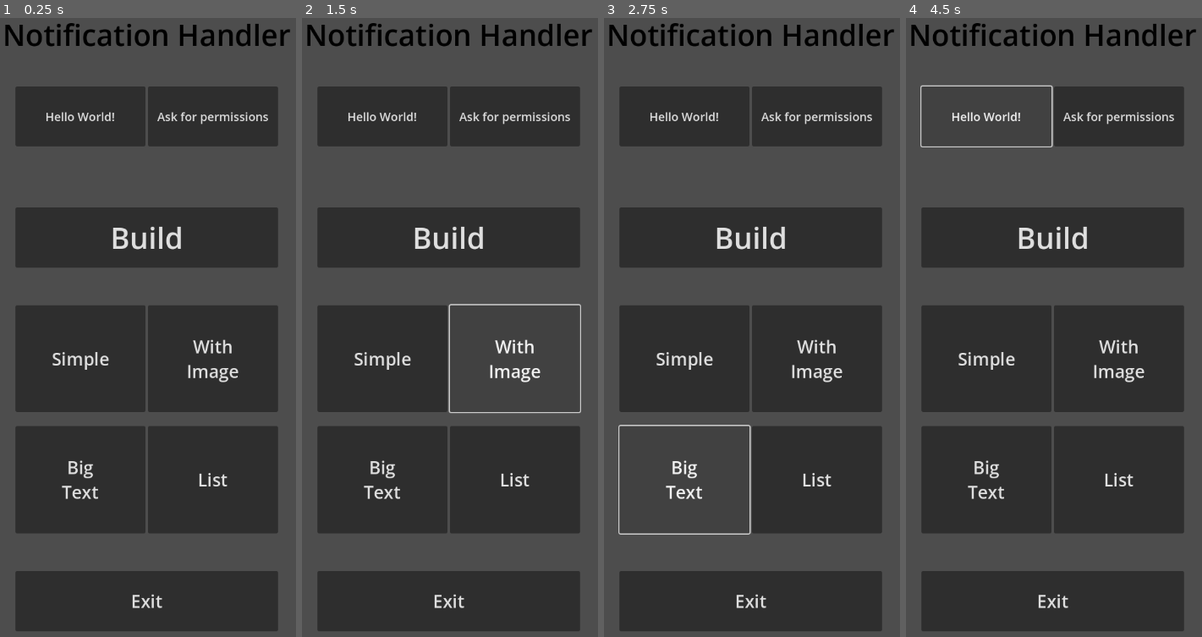
Above: before the commit, frames 1-4 (left to right).
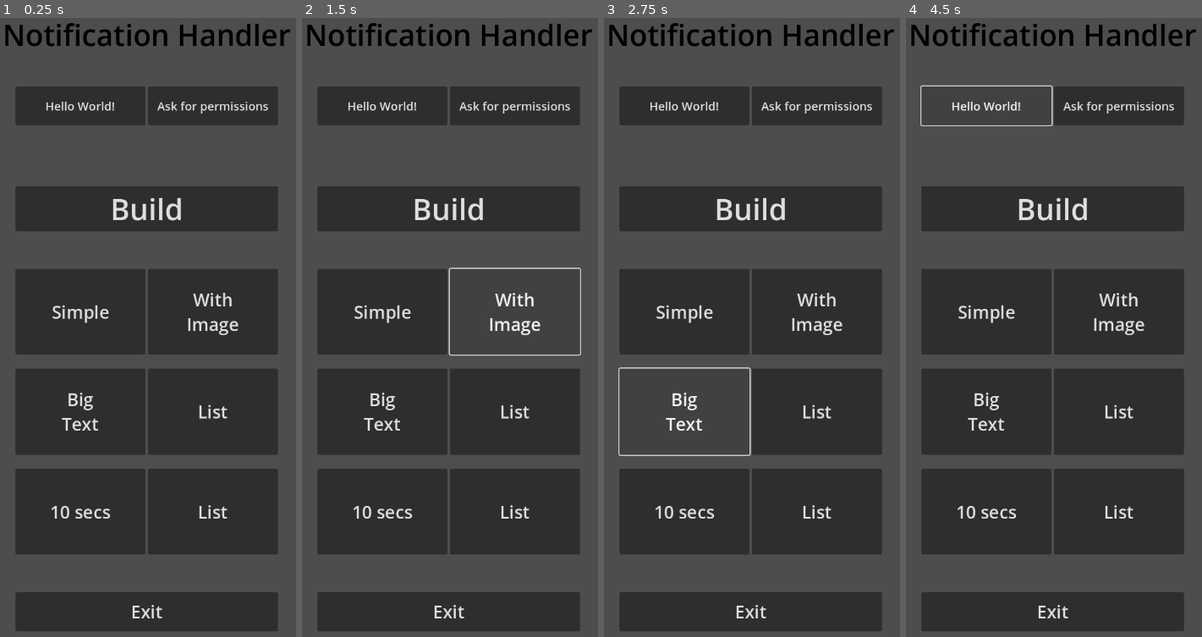
Above: after the commit, the same moments.

Repository: marcosdima/NotificationHandler
Game: Godot game, scene res://main.tscn
The game is run twice, just before and just after one commit, with the same random seed, the same clock (stepped at 60 frames per second) and the same inputs.
Inputs (mouse positions are in pixels of both pictures, inside the frame that each line leads up to):
- Up to frame 1 (0.25 s): no input
- Up to frame 2 (1.5 s): click "Simple" at 0.5 s; click "With Image" at 1.25 s
- Up to frame 3 (2.75 s): click "Big Text" at 2 s
- Up to frame 4 (4.5 s): click "List" at 2.75 s; click (985, 513) at 3.5 s, where only the run after the commit has a clickable "10 secs"; click "Hello World!" at 4.25 s

The runs differ from the first frame. In frame 1, 31% of the frame differs, in the area x 5-94%, y 13-97%; in frame 2, 28%; in frame 3, 29%; in frame 4, 29%.

Commit message:
demo: 10 seconds

Diff:
--- a/plugin/demo/main.gd
+++ b/plugin/demo/main.gd
@@ -65,7 +65,7 @@
 func _on_simple_pressed() -> void:
 	if _android_plugin:
 		var data = JSON.stringify(BASE)
-		var res = _android_plugin.triggerNotification(_channel_id, data)
+		var res = _android_plugin.triggerNotification(_channel_id, data, 0)
 		print("Res: ", res)
 
 
@@ -74,7 +74,7 @@
 		var aux = { "image": _small_icon }.merged(BASE)
 		var data = JSON.stringify(aux)
 
-		var res = _android_plugin.triggerNotification(_channel_id, data)
+		var res = _android_plugin.triggerNotification(_channel_id, data, 0)
 		print("Res: ", res)
 
 
@@ -83,7 +83,7 @@
 		var aux = { "lines": ["Line 1", "Line 2", "Line 3"] }.merged(BASE)
 		var data = JSON.stringify(aux)
 
-		var res = _android_plugin.triggerNotification(_channel_id, data)
+		var res = _android_plugin.triggerNotification(_channel_id, data, 0)
 		print("Res: ", res)
 
 
@@ -94,9 +94,16 @@
 		}.merged(BASE)
 		var data = JSON.stringify(aux)
 
-		var res = _android_plugin.triggerNotification(_channel_id, data)
+		var res = _android_plugin.triggerNotification(_channel_id, data, 0)
 		print("Res: ", res)
 
 
 func _on_exit_pressed() -> void:
 	get_tree().quit()
+
+
+func _on_ten_seconds_pressed() -> void:
+	if _android_plugin:
+		var data = JSON.stringify(BASE)
+		var res = _android_plugin.triggerNotification(_channel_id, data, 10)
+		print("Res: ", res)
--- a/plugin/demo/main.tscn
+++ b/plugin/demo/main.tscn
@@ -129,6 +129,32 @@
 text = "List
 "
 
+[node name="Fourth2" type="MarginContainer" parent="ScrollContainer/VBoxContainer"]
+layout_mode = 2
+size_flags_vertical = 3
+size_flags_stretch_ratio = 0.2
+theme_override_constants/margin_left = 100
+theme_override_constants/margin_top = 10
+theme_override_constants/margin_right = 100
+theme_override_constants/margin_bottom = 10
+
+[node name="HBoxContainer" type="HBoxContainer" parent="ScrollContainer/VBoxContainer/Fourth2"]
+layout_mode = 2
+alignment = 1
+
+[node name="TenSeconds" type="Button" parent="ScrollContainer/VBoxContainer/Fourth2/HBoxContainer"]
+layout_mode = 2
+size_flags_horizontal = 3
+theme_override_font_sizes/font_size = 30
+text = "10 secs"
+
+[node name="List" type="Button" parent="ScrollContainer/VBoxContainer/Fourth2/HBoxContainer"]
+layout_mode = 2
+size_flags_horizontal = 3
+theme_override_font_sizes/font_size = 30
+text = "List
+"
+
 [node name="Last" type="MarginContainer" parent="ScrollContainer/VBoxContainer"]
 layout_mode = 2
 size_flags_vertical = 3
@@ -150,4 +176,6 @@
 [connection signal="pressed" from="ScrollContainer/VBoxContainer/Third/HBoxContainer/Image" to="." method="_on_image_pressed"]
 [connection signal="pressed" from="ScrollContainer/VBoxContainer/Fourth/HBoxContainer/Big" to="." method="_on_big_pressed"]
 [connection signal="pressed" from="ScrollContainer/VBoxContainer/Fourth/HBoxContainer/List" to="." method="_on_list_pressed"]
+[connection signal="pressed" from="ScrollContainer/VBoxContainer/Fourth2/HBoxContainer/TenSeconds" to="." method="_on_ten_seconds_pressed"]
+[connection signal="pressed" from="ScrollContainer/VBoxContainer/Fourth2/HBoxContainer/List" to="." method="_on_list_pressed"]
 [connection signal="pressed" from="ScrollContainer/VBoxContainer/Last/Exit" to="." method="_on_exit_pressed"]
